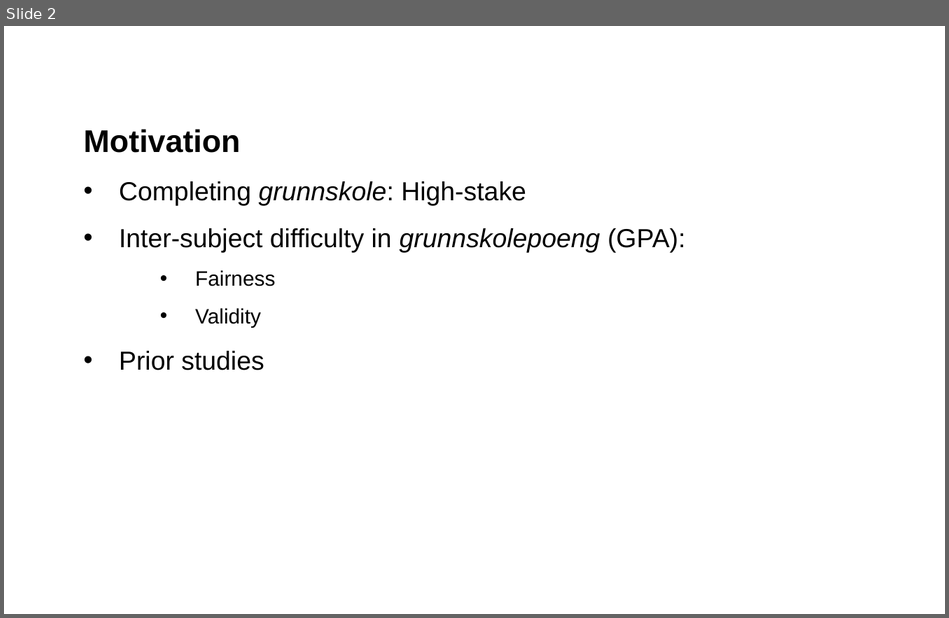
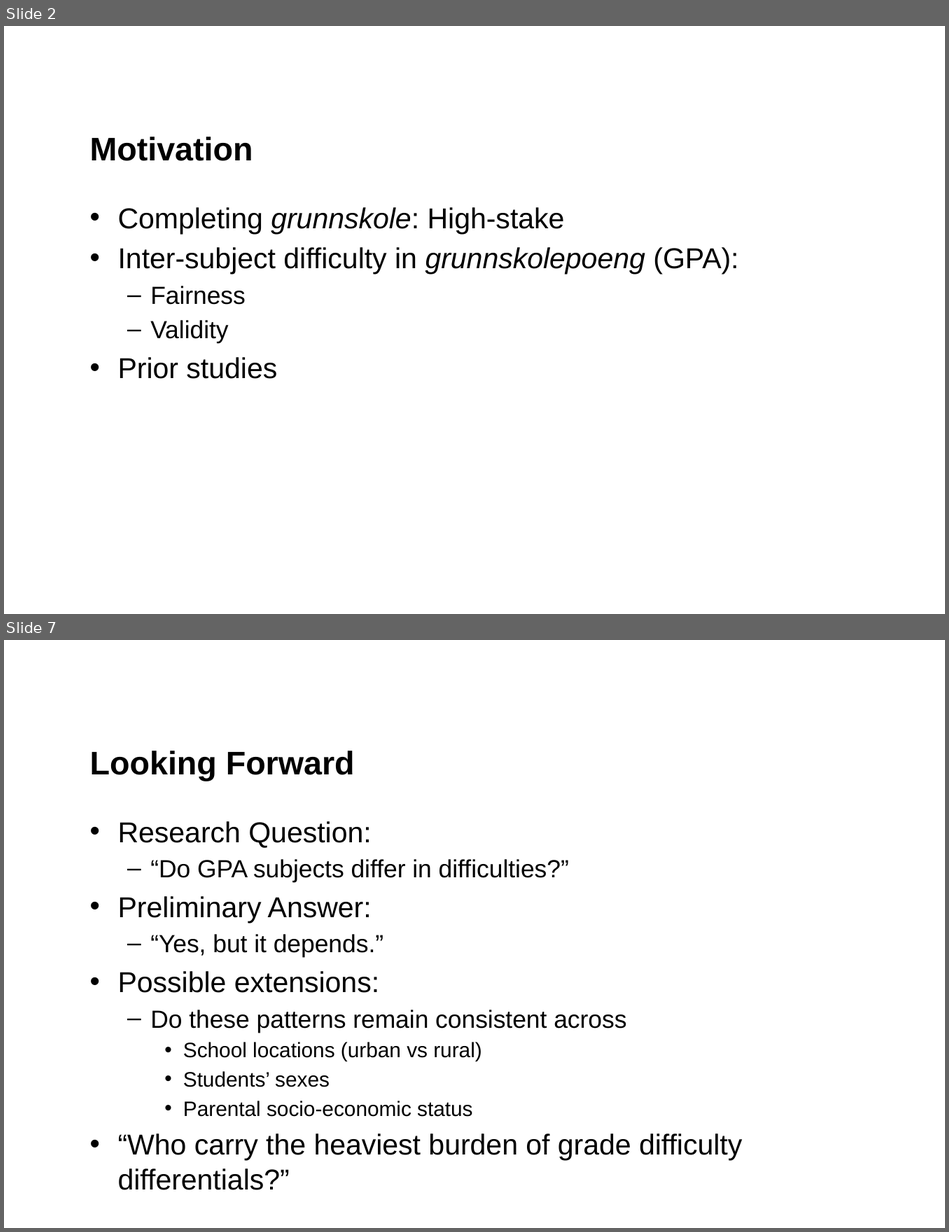
Before and after one commit to tonyctan/CEMO-PhD, a slide deck: Teaching/NERA_2022/Tony.pptx. Shown one above the other, each under a label of ours: slide 2 before the commit, slides 2 and 7 after it; the slides between them are not shown. The pictures are 949x618 and 949x1232 pixels, drawn with LibreOffice and Linux fonts; fonts in the diff are those of the drawing; background and template pictures are left out. Boxes give left, top, right and bottom in pixels: in the first picture for what was removed or moved away, otherwise in the second. Text is boxed around its words. In the diff, an @@ line names an element or a change of style, - is before the commit and + after.

Commit message:
Split preliminary restuls into teacher and exam grades

```diff
--- a/Teaching/NERA_2022/Tony.pptx
+++ b/Teaching/NERA_2022/Tony.pptx
@@ slide 7 added at (x1=4, y1=640, x2=945, y2=1228), background #FFFFFF @@
@@ title added at (x1=90, y1=751, x2=355, y2=781), 25 pt, text #000000, bold @@
+Looking Forward
@@ text added at (x1=118, y1=821, x2=742, y2=1161), 22 pt, text #000000 @@
+• Research Question:
+  – “Do GPA subjects differ in difficulties?”
+• Preliminary Answer:
+  – “Yes, but it depends.”
+• Possible extensions:
+  – Do these patterns remain consistent across
+    • School locations (urban vs rural)
+    • Students’ sexes
+    • Parental socio-economic status
+• “Who carry the heaviest burden of grade difficulty differentials?”
@@ slide 2 changed as well @@
@@ text at (x1=84, y1=129, x2=241, y2=153): paragraph removed @@
-Motivation
@@ title added at (x1=90, y1=137, x2=253, y2=161), 25 pt, text #000000, bold @@
+Motivation
@@ text "Completing grunnskole: High-stake" moved from (x1=84, y1=129, x2=685, y2=370) to (x1=118, y1=207, x2=738, y2=379) @@
@@ text "Completing grunnskole: High-stake" at (x1=118, y1=207, x2=738, y2=379): size 20 to 22 pt in "Completing grunnskole: High-stake", "Inter-subject difficulty in grunnskolepoeng (GPA):", "Prior studies"; size 16 to 19 pt in "Fairness", "Validity"; indent changed; line spacing 1.5 to 1; more space between paragraphs; bullet • to – @@
```
Also in this commit, not shown: 3 other slides changed, 2 other slides added, 2 slides removed, 3 other files.
